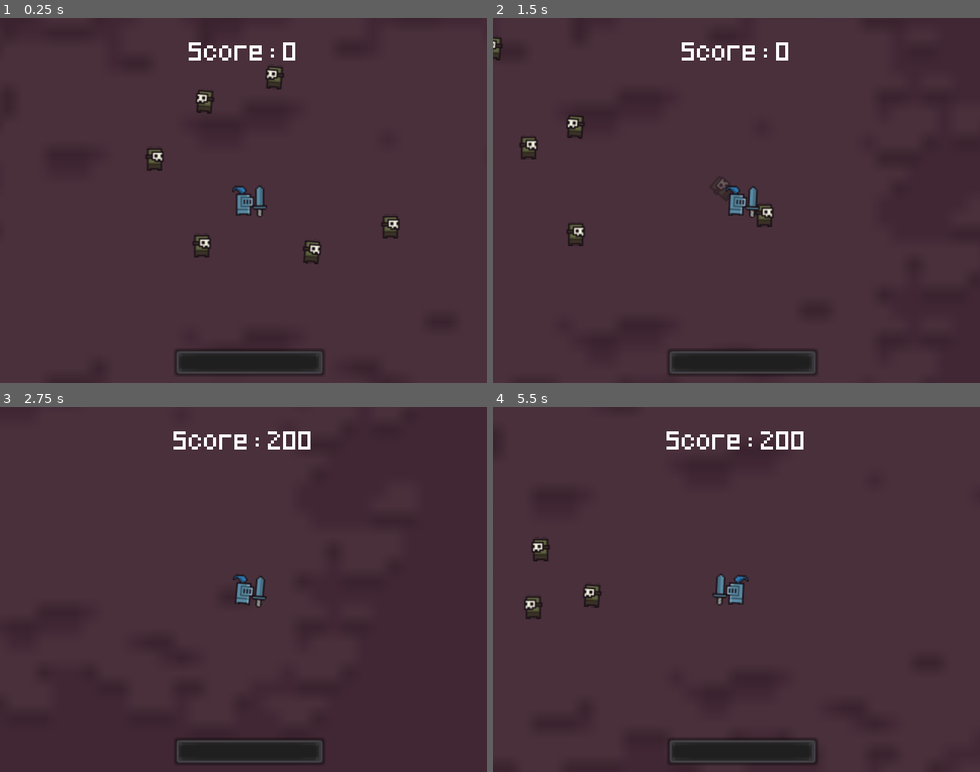
Above: before the commit, frames 1-4 (two rows, left to right).
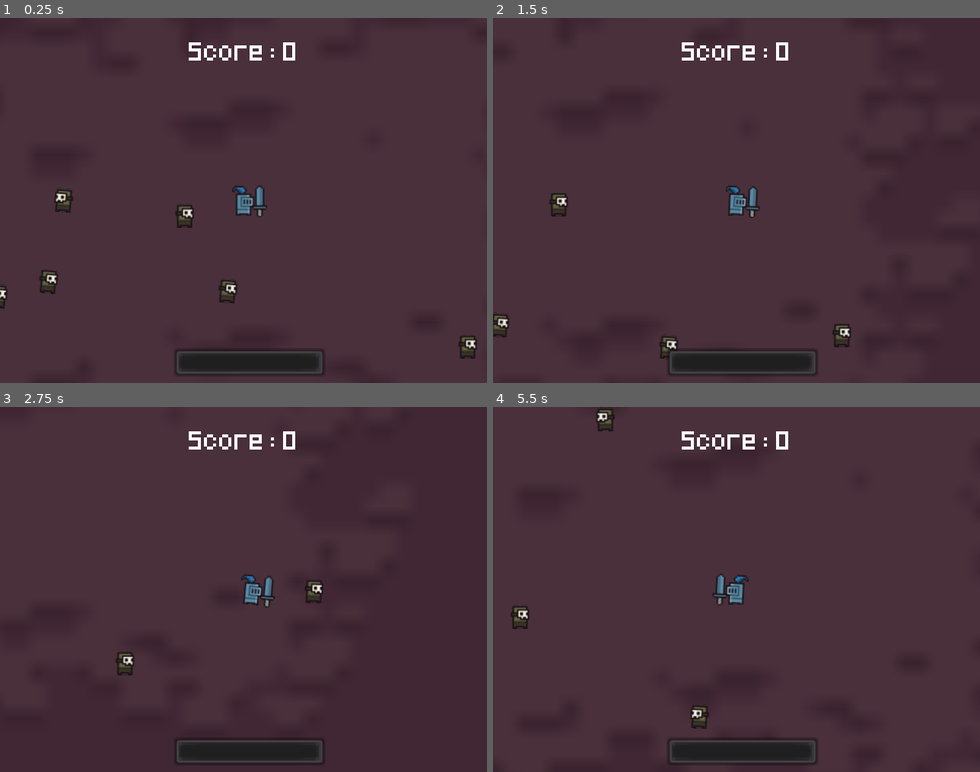
Above: after the commit, the same moments.

Repository: Falskim/godot-praktikum-multimedia
Game: Godot game, scene res://scene/game.tscn
Same seed, same stepped clock (60 frames per second), same inputs: the game is played once before the commit and once after it.
Inputs:
- Up to frame 1 (0.25 s): no input
- Up to frame 2 (1.5 s): hold Right (ui_right) 0.53-1.28 s; tap Space (ui_select) at 0.77 s; hold Down (ui_down) from 1.28 s (still down)
- Up to frame 3 (2.75 s): tap Space (ui_select) at 1.52 s; release Down (ui_down) at 2.03 s; hold Right (ui_right) from 2.03 s (still down)
- Up to frame 4 (5.5 s): release Right (ui_right) at 2.78 s; hold Up (ui_up) 2.78-3.53 s; tap Space (ui_select) at 3.02, 3.77, 4.52 s; hold Left (ui_left) 3.53-5.03 s; hold Down (ui_down) from 5.03 s (still down)

The runs differ from the first frame. In frame 1, 1.7% of the frame differs, in the area x 0-98%, y 13-94%; in frame 2, 1.3%; in frame 3, 1.3%; in frame 4, 1.4%.

Commit message:
Add enemy spawner

Diff:
--- a/Steps.gd
+++ b/Steps.gd
@@ -14,6 +14,7 @@
 #	- Behaviour
 #	- Collision
 #   - Dead State
+#	- Randomize Enemy Spawn
 #4. GUI
 #   - Font
 #   - HP
@@ -21,7 +22,6 @@
 #	- Gameover Scene
 #   - Restart
 
-
 #Asset
 #Hit : http://soundbible.com/1952-Punch-Or-Whack.html
 #Swosh : http://soundbible.com/706-Swoosh-3.html
--- a/scene/enemy.gd
+++ b/scene/enemy.gd
@@ -1,16 +1,16 @@
 extends KinematicBody2D
 
+signal enemy_killed
+
+export var ACCELERATION = 500
+export var MAX_SPEED = 50
+export var FRICTION = 500
+
 onready var sprite = $Sprite
-
-signal enemy_killed
 
 enum State {MOVE, IDLE, DEAD}
 
 const MOVE_SPEED = 1.5
-
-export var ACCELERATION = 500
-export var MAX_SPEED = 50
-export var FRICTION = 500
 
 var velocity = Vector2.ZERO
 var input_vector = Vector2.ZERO
@@ -19,9 +19,33 @@
 var state_time
 
 
-func start_state_timer():
-#	$Timer.wait_time = rand_range(1, 3)
+func _ready():
+	randomize()
+	# random spawn position
+	global_position.x = randi() % 400 - 200
+	global_position.y = randi() % 400 - 200
+
+	if rand_range(0, 1) >= 0.5:
+		state_to_move()
+	else:
+		state_to_idle()
 	$Timer.start()
+
+
+func _physics_process(delta):
+	if current_state == State.DEAD:
+		set_physics_process(false)
+		$AudioDamaged.play()
+		$AnimationPlayer.play("dead")
+		return
+	elif current_state == State.IDLE:
+		velocity = velocity.move_toward(Vector2.ZERO, FRICTION * delta)
+	else:
+		velocity = velocity.move_toward(input_vector * MAX_SPEED, ACCELERATION * delta)
+
+	var collision = move_and_collide(velocity * delta)
+	if collision and collision.collider.is_in_group("Weapon"):
+		current_state = State.DEAD
 
 
 func randomize_move_direction():
@@ -47,37 +71,12 @@
 	input_vector = Vector2.ZERO
 
 
-func _ready():
-	randomize()
-	start_state_timer()
-	if rand_range(0, 1) >= 0.5:
-		state_to_move()
-	else:
-		state_to_idle()
-
-
-func _physics_process(delta):
-	if current_state == State.DEAD:
-		set_physics_process(false)
-		$AudioDamaged.play()
-		$AnimationPlayer.play("dead")
-		return
-	elif current_state == State.IDLE:
-		velocity = velocity.move_toward(Vector2.ZERO, FRICTION * delta)
-	else:
-		velocity = velocity.move_toward(input_vector * MAX_SPEED, ACCELERATION * delta)
-
-	var collision = move_and_collide(velocity * delta)
-	if collision and collision.collider.is_in_group("Weapon"):
-		current_state = State.DEAD
-
-
 func _on_Timer_timeout():
 	if current_state == State.MOVE:
 		state_to_idle()
 	elif current_state == State.IDLE:
 		state_to_move()
-	start_state_timer()
+	$Timer.start()
 
 
 func _on_AnimationPlayer_animation_finished(anim_name):
--- a/scene/game.gd
+++ b/scene/game.gd
@@ -2,14 +2,21 @@
 
 export var PLAYER_HP = 5
 export var SCORE = 0
+export var MAX_ENEMY = 10
 
+const ENEMY_SCENE = preload("res://scene/enemy.tscn")
 
 func _ready():
 	$GUI.update_hp(PLAYER_HP)
 	$GUI.update_score(SCORE)
 
+	# spawn enemies
+	for i in range(MAX_ENEMY):
+		spawn_enemy()
+
 
 func _on_Enemy_killed():
+	spawn_enemy()
 	SCORE += 100
 	$GUI.update_score(SCORE)
 
@@ -19,3 +26,8 @@
 	$GUI.update_hp(PLAYER_HP)
 	if PLAYER_HP <= 0:
 		$GUI.display_game_over()
+
+
+func spawn_enemy():
+	var enemy = ENEMY_SCENE.instance()
+	add_child(enemy)
--- a/scene/game.tscn
+++ b/scene/game.tscn
@@ -1,8 +1,7 @@
-[gd_scene load_steps=9 format=2]
+[gd_scene load_steps=8 format=2]
 
 [ext_resource path="res://scene/player.tscn" type="PackedScene" id=1]
 [ext_resource path="res://assets/0x72_16x16DungeonTileset.v4.png" type="Texture" id=2]
-[ext_resource path="res://scene/enemy.tscn" type="PackedScene" id=3]
 [ext_resource path="res://scene/gui.tscn" type="PackedScene" id=4]
 [ext_resource path="res://scene/game.gd" type="Script" id=5]
 
@@ -51,26 +50,6 @@
 position = Vector2( -295.208, -4.57764e-05 )
 shape = SubResource( 3 )
 
-[node name="Enemies" type="Node" parent="."]
-
-[node name="Enemy" parent="Enemies" instance=ExtResource( 3 )]
-position = Vector2( 96.5187, 17.176 )
-
-[node name="Enemy2" parent="Enemies" instance=ExtResource( 3 )]
-position = Vector2( -27.4813, 29.676 )
-
-[node name="Enemy5" parent="Enemies" instance=ExtResource( 3 )]
-position = Vector2( -58.4813, -27.324 )
-
-[node name="Enemy6" parent="Enemies" instance=ExtResource( 3 )]
-position = Vector2( -15.9813, -60.824 )
-
-[node name="Enemy3" parent="Enemies" instance=ExtResource( 3 )]
-position = Vector2( 28.5187, -87.824 )
-
-[node name="Enemy4" parent="Enemies" instance=ExtResource( 3 )]
-position = Vector2( 39.0187, 42.176 )
-
 [node name="Player" parent="." instance=ExtResource( 1 )]
 z_index = 1
 
